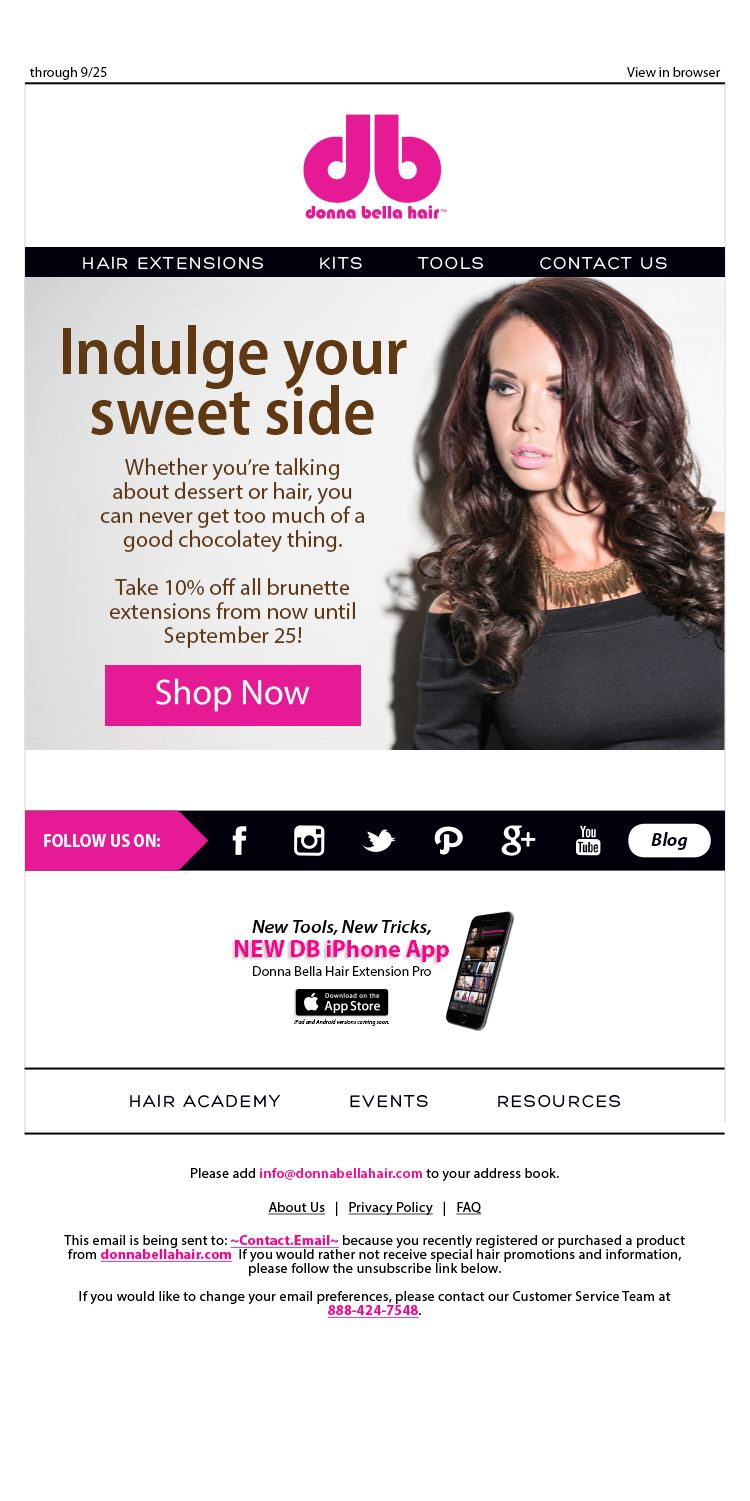
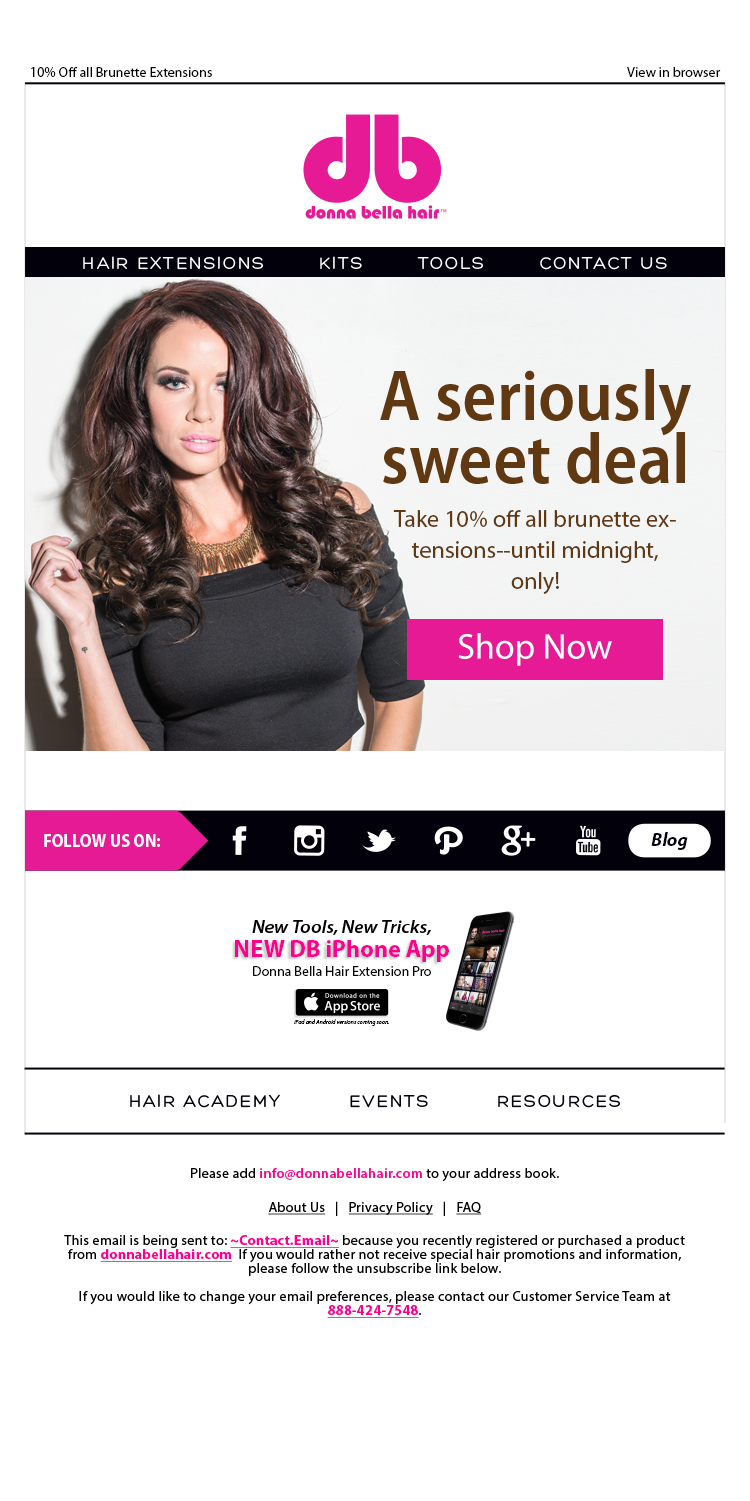
Before/after of a (750, 1501) layered artwork. What changed in the layer stack:
hid group "Announcement" (8 layers) over (24, 67, 725, 750)
showed group "12 Hours Left" (8 layers) over (25, 67, 725, 751)
